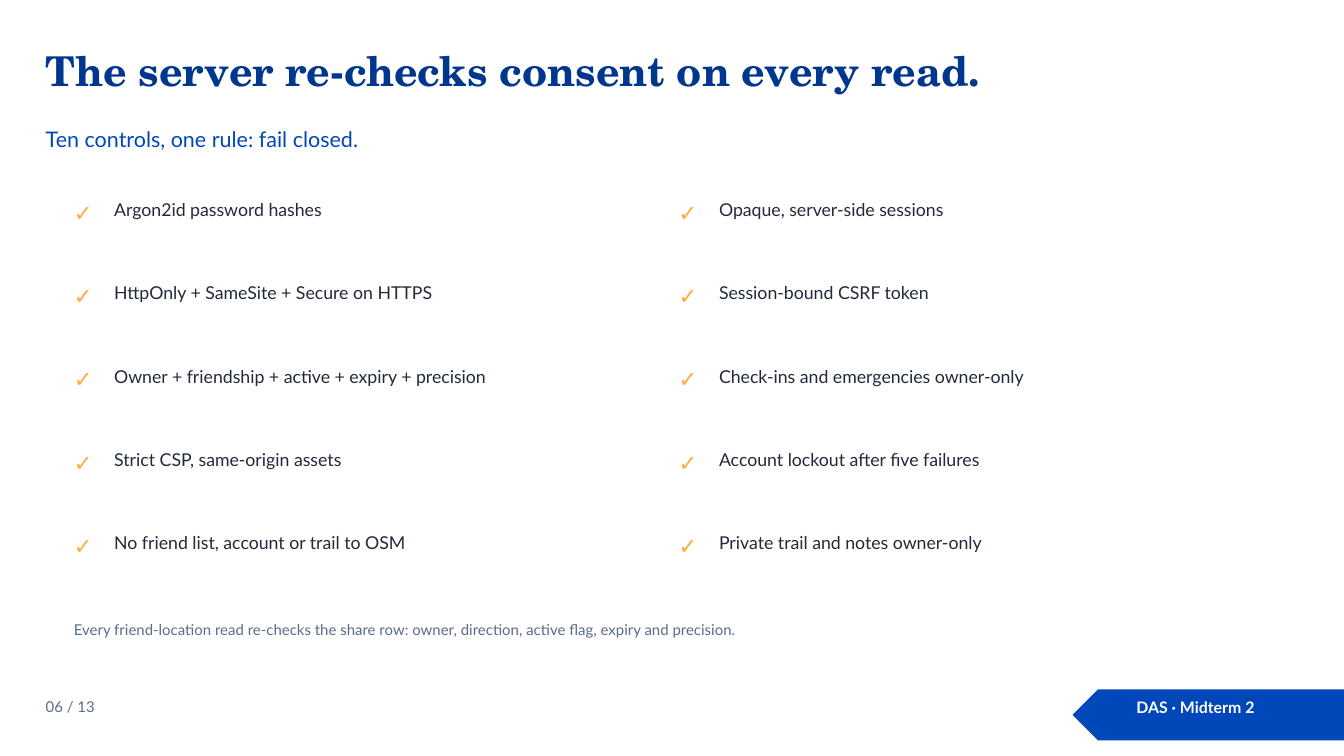
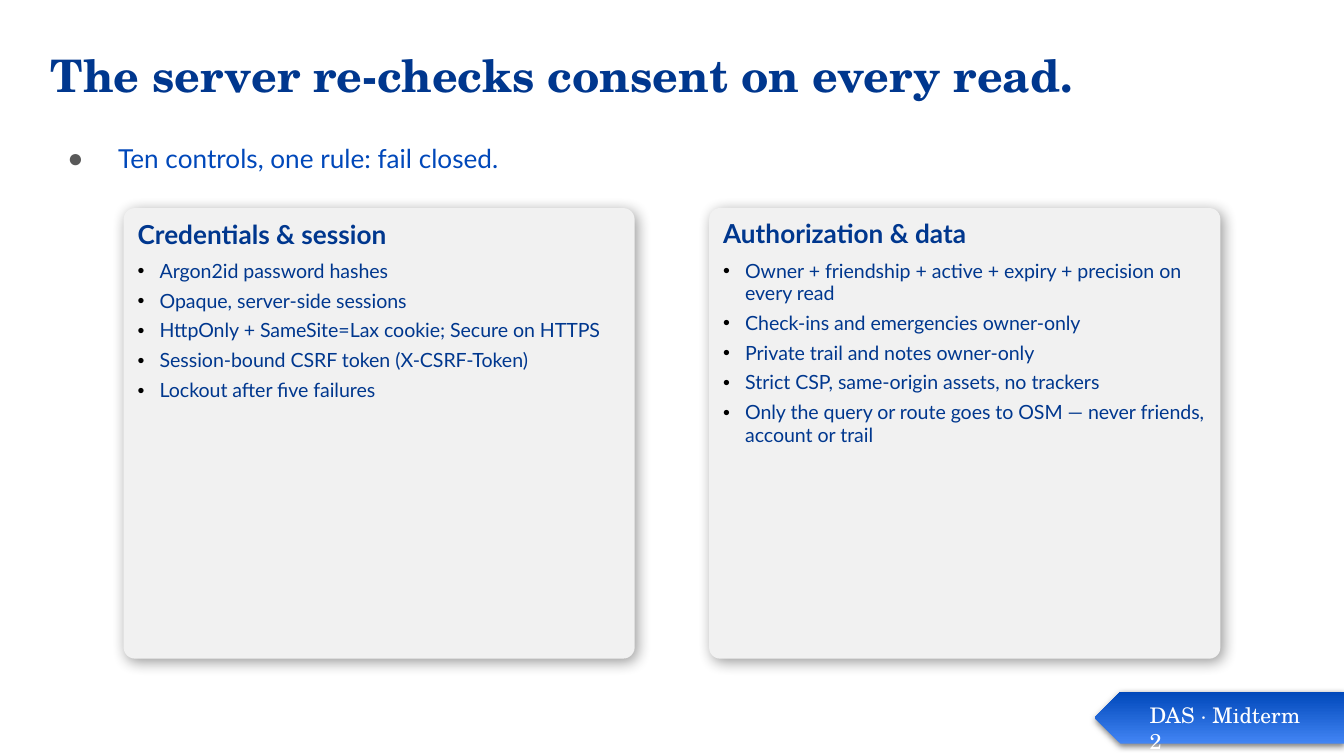
Before and after one commit to Prince-of-Nothing/Pinpoint, a slide deck: slide 6 of docs/midterm2/Pinpoint-DAS.pptx. Drawn at 1344x756 pixels with LibreOffice and Linux fonts; fonts in the diff are those of the drawing. Boxes give left, top, right and bottom in pixels: in the first picture for what was removed or moved away, otherwise in the second. Text is boxed around its words. In the diff, an @@ line names an element or a change of style, - is before the commit and + after.

```diff
--- a/docs/midterm2/Pinpoint-DAS.pptx
+++ b/docs/midterm2/Pinpoint-DAS.pptx
@@ title "The server re-checks consent on ..." at <box>51,59,1073,102</box>: size 22 to 24 pt; line spacing 1 to 0.9 @@
@@ subtitle "Ten controls, one rule: fail ...": place and size @@
-subtitle "Ten controls, one rule: fail ..." at <box>46,131,358,150</box>
+subtitle "Ten controls, one rule: fail ..." at <box>118,148,498,172</box>
@@ subtitle "Ten controls, one rule: fail ..." at <box>118,148,498,172</box>: size 11.5 to 14 pt; bullet none to ●; line spacing 1 to 0.95 @@
@@ text removed at <box>74,199,108,239</box> @@
-✓
@@ text removed at <box>114,203,322,220</box> @@
-Argon2id password hashes
@@ rounded rectangle added at <box>124,208,634,659</box>, fill #F1F1F1, 10.5 pt, text #00378E @@
+Credentials & session
+• Argon2id password hashes
+• Opaque, server-side sessions
+• HttpOnly + SameSite=Lax cookie; Secure on HTTPS
+• Session-bound CSRF token (X-CSRF-Token)
+• Lockout after five failures
@@ text removed at <box>679,199,712,239</box> @@
-✓
@@ rounded rectangle added at <box>710,208,1220,659</box>, fill #F1F1F1, 10.5 pt, text #00378E @@
+Authorization & data
+• Owner + friendship + active + expiry + precision on every read
+• Check-ins and emergencies owner-only
+• Private trail and notes owner-only
+• Strict CSP, same-origin assets, no trackers
+• Only the query or route goes to OSM — never friends, account or trail
@@ text removed at <box>719,203,943,219</box> @@
-Opaque, server-side sessions
@@ text removed at <box>74,282,108,323</box> @@
-✓
@@ text removed at <box>114,286,433,302</box> @@
-HttpOnly + SameSite + Secure on HTTPS
@@ text removed at <box>679,282,712,323</box> @@
-✓
@@ text removed at <box>719,286,929,299</box> @@
-Session-bound CSRF token
@@ text removed at <box>74,366,108,406</box> @@
-✓
@@ text removed at <box>114,370,486,386</box> @@
-Owner + friendship + active + expiry + precision
@@ text removed at <box>679,366,712,406</box> @@
-✓
@@ text removed at <box>719,370,1024,387</box> @@
-Check-ins and emergencies owner-only
@@ text removed at <box>74,449,108,489</box> @@
-✓
@@ text removed at <box>679,449,712,489</box> @@
-✓
@@ text removed at <box>114,453,341,470</box> @@
-Strict CSP, same-origin assets
@@ text removed at <box>719,453,979,466</box> @@
-Account lockout after five failures
@@ text removed at <box>74,532,108,573</box> @@
-✓
@@ text removed at <box>114,536,405,551</box> @@
-No friend list, account or trail to OSM
@@ text removed at <box>679,532,712,573</box> @@
-✓
@@ text removed at <box>719,536,982,552</box> @@
-Private trail and notes owner-only
@@ text removed at <box>74,624,736,638</box> @@
-Every friend-location read re-checks the share row: owner, direction, active flag, expiry and precision.
@@ text removed at <box>46,701,94,712</box> @@
-06 / 13
@@ pentagon arrow: place and size @@
-pentagon arrow at <box>1073,689,1344,741</box>
+pentagon arrow at <box>1094,692,1344,745</box>
@@ pentagon arrow at <box>1094,692,1344,745</box>: fill #0048BA to gradient #4285F4 to #0048BA; shadow on; proportions changed @@
@@ text "DAS · Midterm 2": place and size @@
-text "DAS · Midterm 2" at <box>1136,701,1254,713</box>
+text "DAS · Midterm 2" at <box>1150,707,1300,756</box>
@@ text "DAS · Midterm 2" at <box>1150,707,1300,756</box>: size 8.5 to 11.5 pt, font Lato to TeX Gyre Schola, bold off; alignment centre to left @@
```
Also in this commit, not shown: 12 other slides changed, 1 other file.
